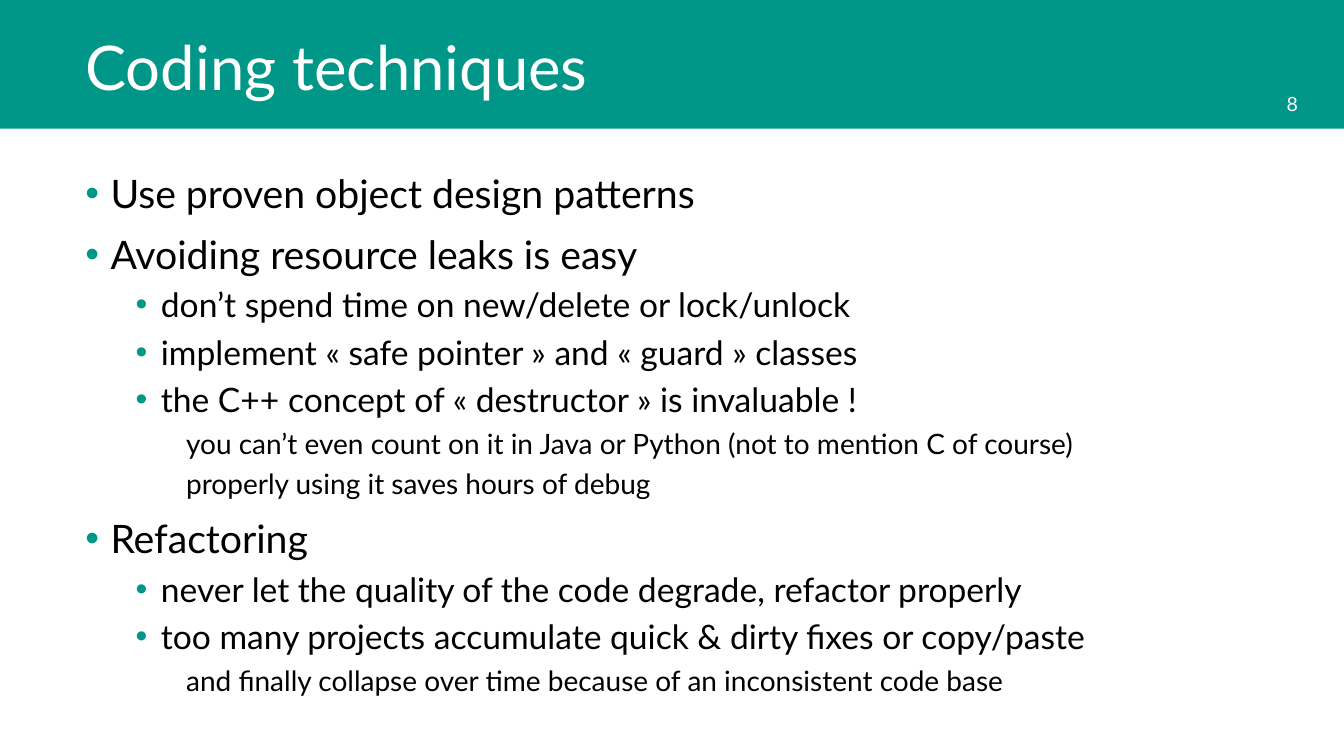
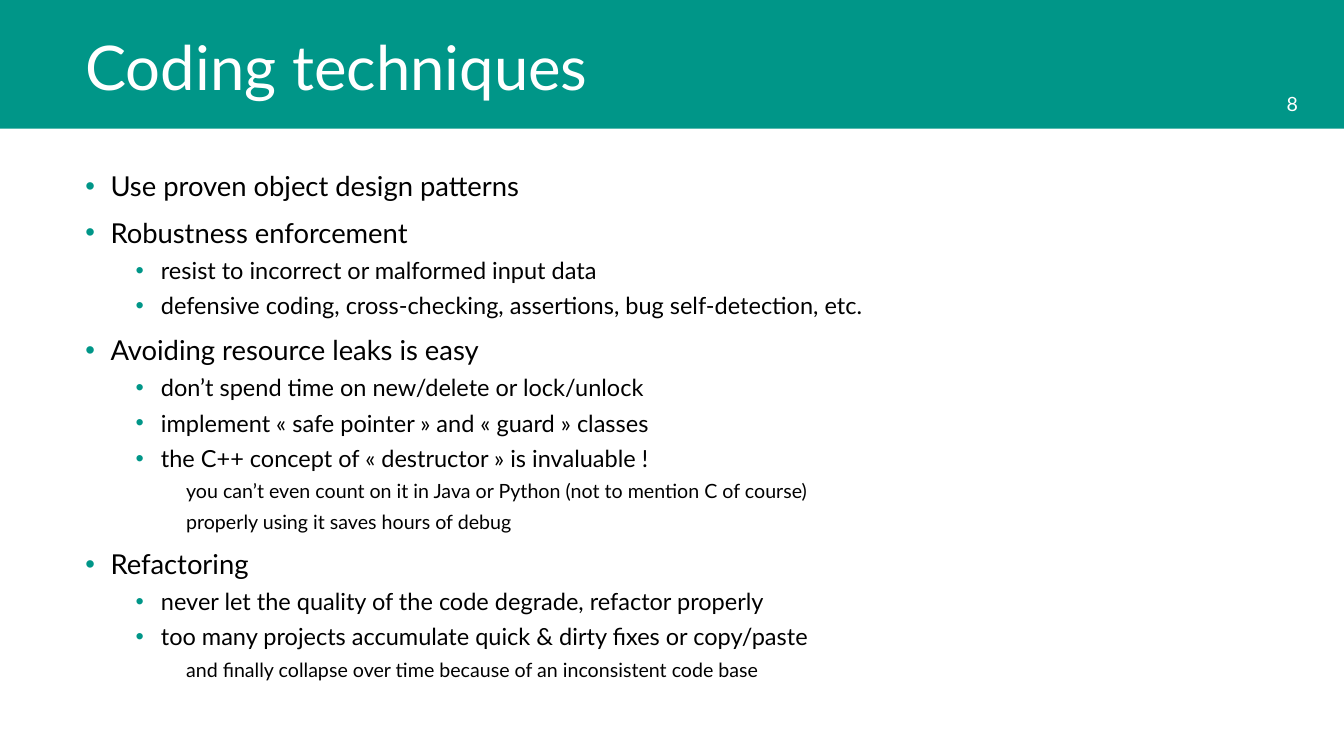
Before and after one commit to tsduck/tsduck, a slide deck: slide 8 of doc/tsduck-project.pptx. Drawn at 1344x756 pixels with LibreOffice and Linux fonts; fonts in the diff are those of the drawing; background and template pictures are left out. Boxes give left, top, right and bottom in pixels: in the first picture for what was removed or moved away, otherwise in the second. Text is boxed around its words. In the diff, an @@ line names an element or a change of style, - is before the commit and + after.

```diff
--- a/doc/tsduck-project.pptx
+++ b/doc/tsduck-project.pptx
@@ text at [111,175,807,681]: size 28 to 19.6 pt in "Use proven object design patterns", "Avoiding resource leaks is easy", "Refactoring"; size 24 to 16.8 pt in "don’t spend time on new/delete or lock/unlock", "implement « safe pointer » and « ...", "the C++ concept of « destructor » ...", "never let the quality of the code ..." and 1 more places; size 20 to 14 pt in "you can’t even count on it in ...", "properly using it saves hours of debug", "and finally collapse over time because of ..." @@
@@ text at [111,222,863,319]: paragraphs added @@
+• Robustness enforcement
+  • resist to incorrect or malformed input data
+  • defensive coding, cross-checking, assertions, bug self-detection, etc.
```
Also in this commit, not shown: 9 other slides changed, 8 other files.
